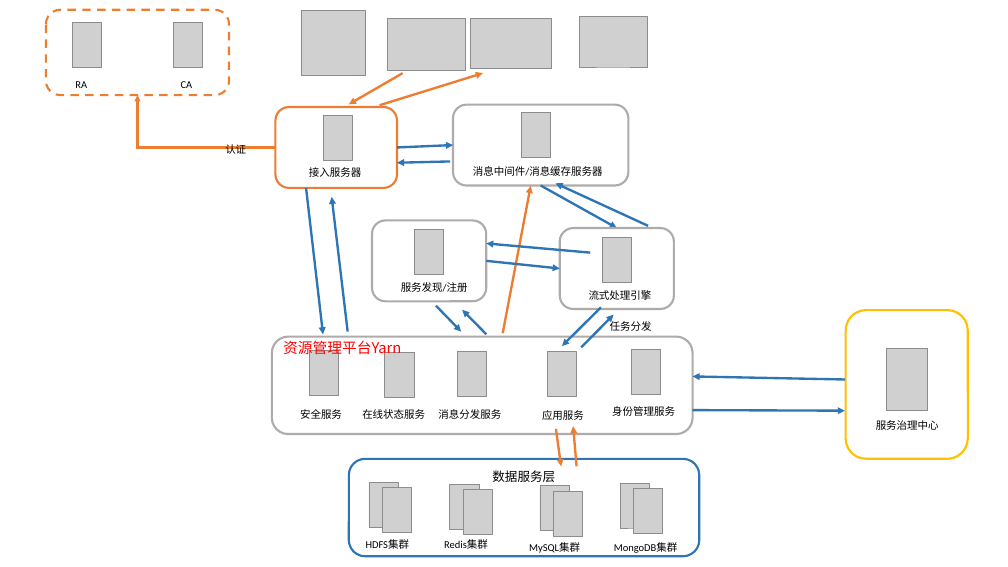
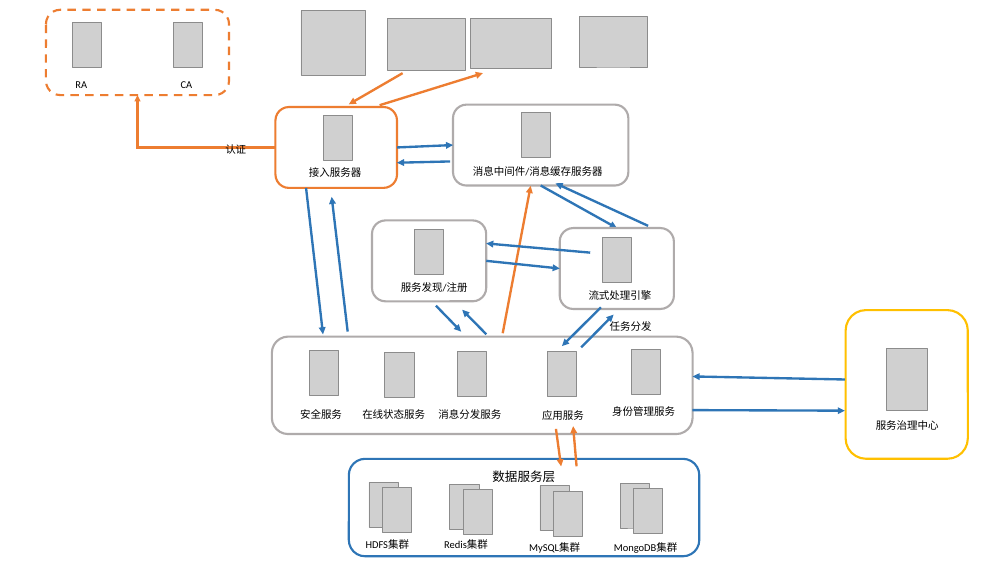
Before and after one commit to huiyi-learning/Dissertation, a slide deck: slide 9 of Diploma paper/Figures.pptx. Drawn at 1008x567 pixels with LibreOffice and Linux fonts; fonts in the diff are those of the drawing; grey boxes stand for pictures. Boxes give left, top, right and bottom in pixels: in the first picture for what was removed or moved away, otherwise in the second. Text is boxed around its words. In the diff, an @@ line names an element or a change of style, - is before the commit and + after.

```diff
--- a/Diploma paper/Figures.pptx
+++ b/Diploma paper/Figures.pptx
@@ text removed at bbox=[283, 340, 401, 358] @@
-资源管理平台Yarn
```
Also in this commit, not shown: 3 other slides changed, 5 slides added, 1 slide removed, 21 other files.
